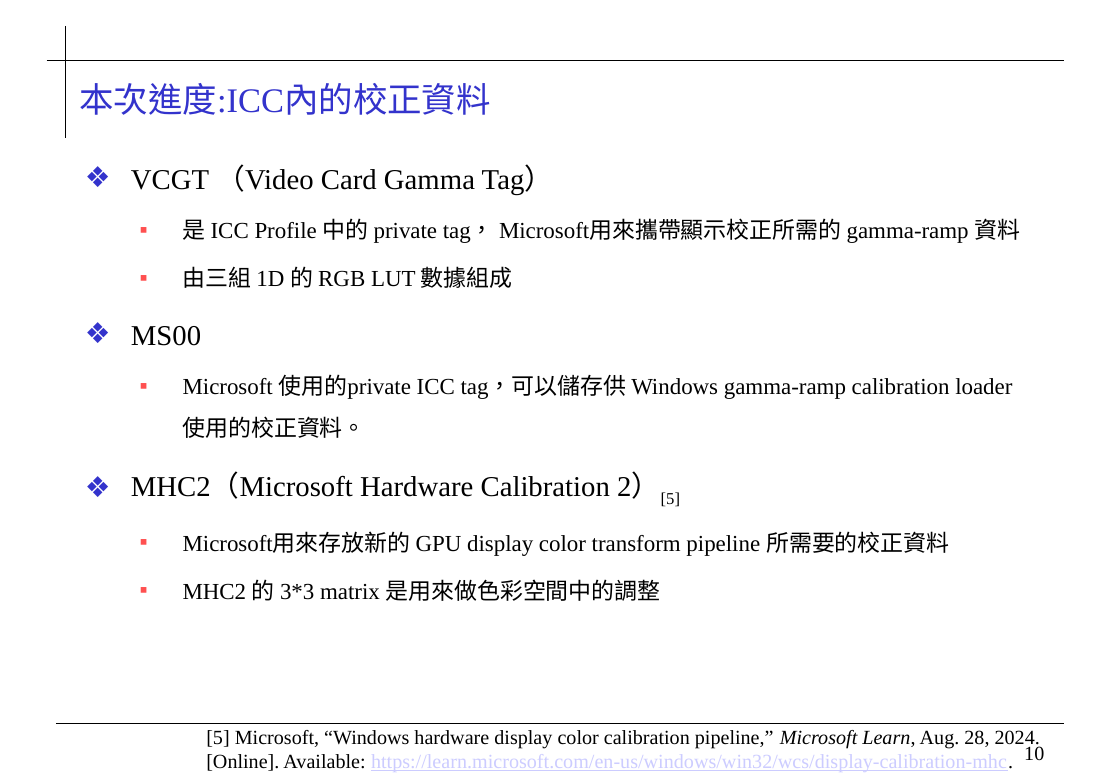
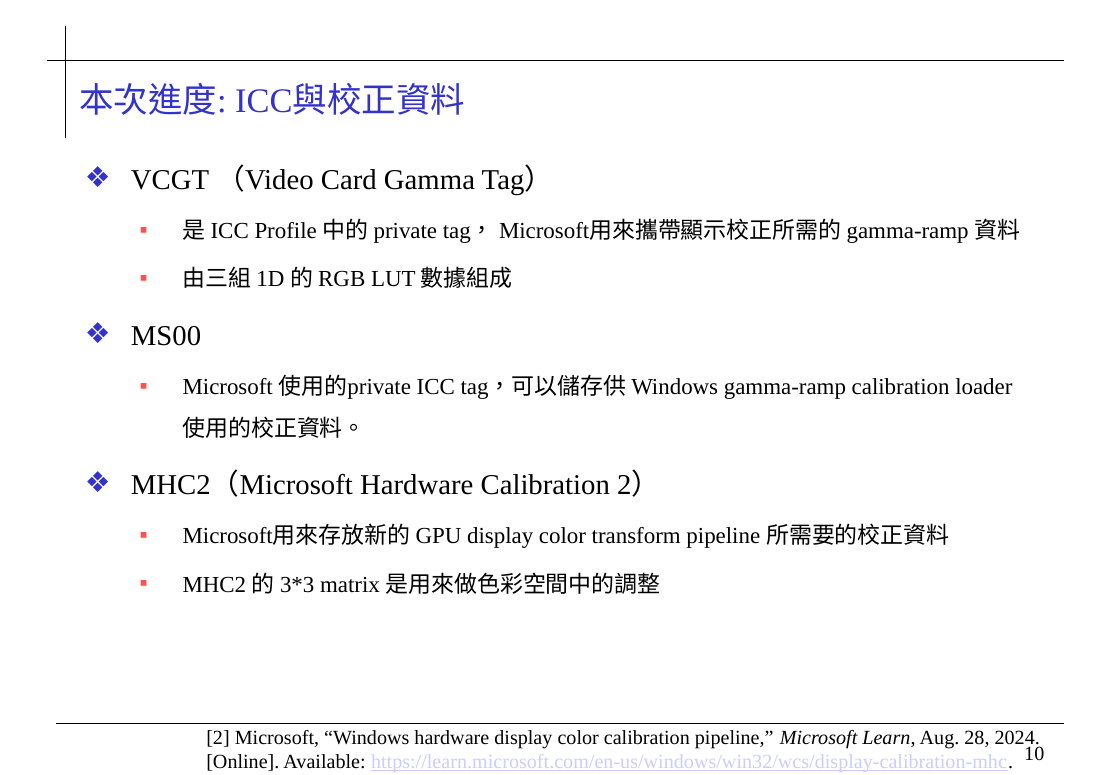
Before and after one commit to 0ilasis0/home, a slide deck: slide 10 of ICCPROFILE_0920.pptx. Drawn at 1120x775 pixels with LibreOffice and Linux fonts; fonts in the diff are those of the drawing; background and template pictures are left out. Boxes give left, top, right and bottom in pixels: in the first picture for what was removed or moved away, otherwise in the second. Text is boxed around its words. In the diff, an @@ line names an element or a change of style, - is before the commit and + after.

Commit message:
09221019

```diff
--- a/ICCPROFILE_0920.pptx
+++ b/ICCPROFILE_0920.pptx
@@ title at [79,83,465,115]: text changed @@
-本次進度:ICC內的校正資料
+本次進度: ICC與校正資料
@@ text at [131,472,661,497]: text changed @@
-❖ MHC2（Microsoft Hardware Calibration 2）[5]
+❖ MHC2（Microsoft Hardware Calibration 2）
@@ text at [206,730,1040,772]: text changed @@
-[5] Microsoft, “Windows hardware display color calibration pipeline,” Microsoft Learn, Aug. 28, 2024. [Online]. Available: https://learn.microsoft.com/en-us/windows/win32/wcs/display-calibration-mhc.
+[2] Microsoft, “Windows hardware display color calibration pipeline,” Microsoft Learn, Aug. 28, 2024. [Online]. Available: https://learn.microsoft.com/en-us/windows/win32/wcs/display-calibration-mhc.
```
Also in this commit, not shown: 4 other slides changed, 1 slide added, 1 slide removed.
